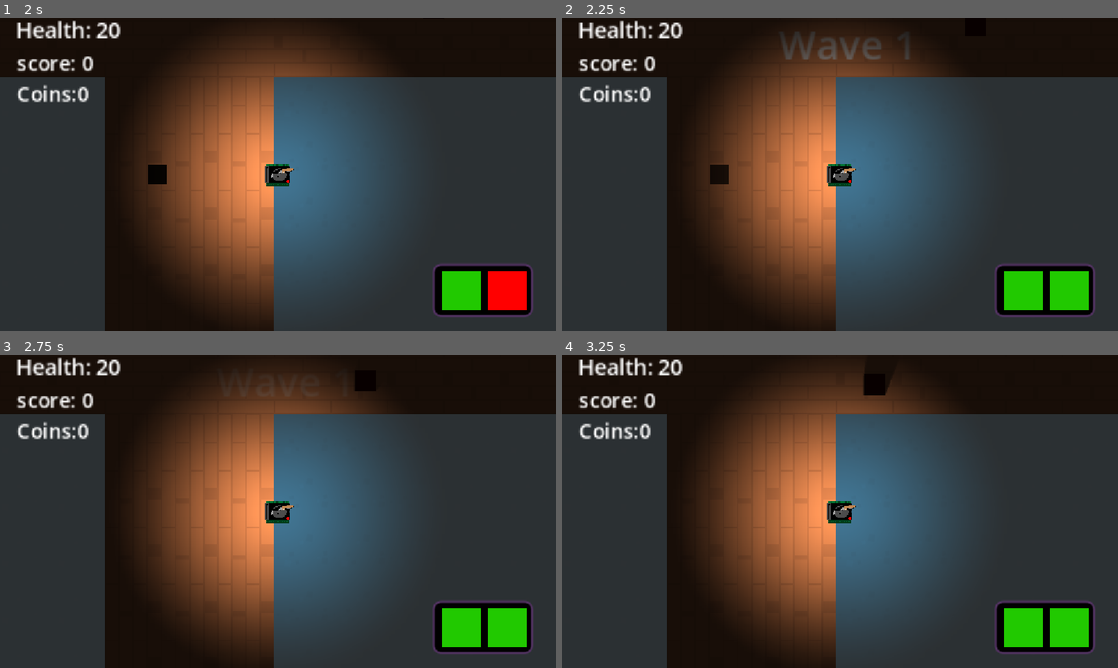
Above: before the commit, frames 1-4 (two rows, left to right).
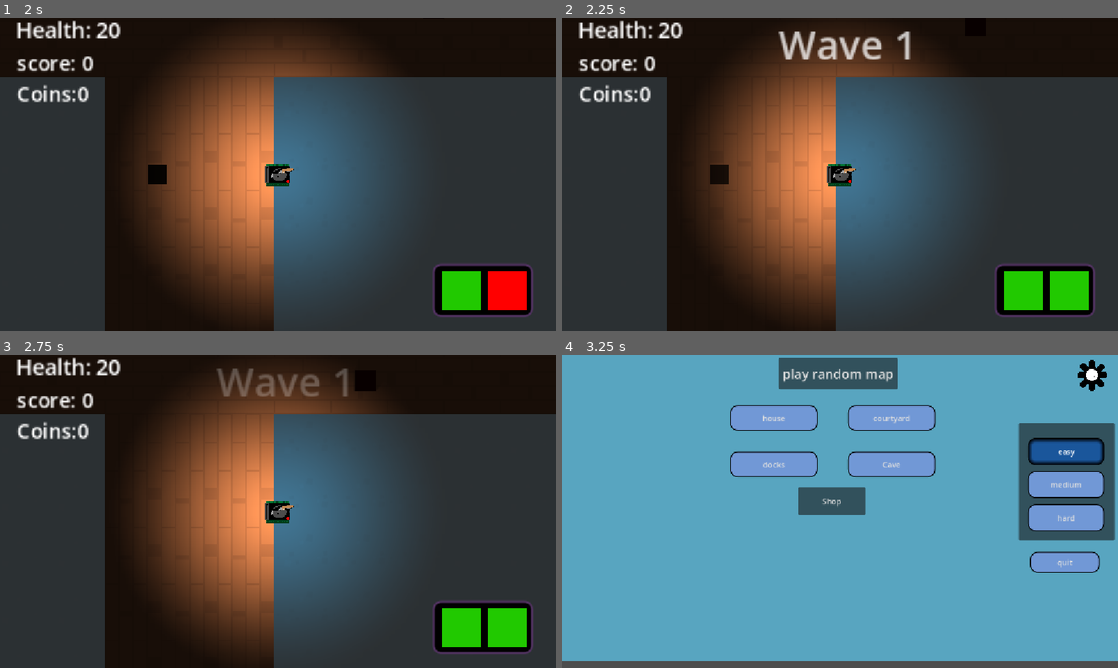
Above: after the commit, the same moments.

Repository: isaacK-428/shot_gun_craze
Game: Godot game, scene res://scenes/maps/harbour.tscn
Same seed, same stepped clock (60 frames per second), same inputs: the game is played once before the commit and once after it. This scene is started directly instead of the project's main scene.
Inputs (mouse positions are in pixels of both pictures, inside the frame that each line leads up to):
- Up to frame 1 (2 s): tap Enter at 0.5 s; move the mouse to (400, 158) at 0.52 s; hold Right (go_right) 0.53-1.28 s; tap Shift (dash) at 0.6 s; tap R (restart) at 1.25 s; move the mouse to (166, 190) at 1.27 s; hold Down (go_down) from 1.28 s (still down); tap E (melee_attack) at 1.35 s
- Up to frame 2 (2.25 s): tap R (restart) at 2 s; move the mouse to (895, 105) at 2.02 s; release Down (go_down) at 2.03 s; hold Right (go_right) from 2.03 s (still down); hold Space (shoot) from 2.03 s (still down)
- Up to frame 3 (2.75 s): keep holding Right (go_right); keep holding Space (shoot)
- Up to frame 4 (3.25 s): move the mouse to (812, 574) at 2.77 s; release Right (go_right) at 2.78 s; release Space (shoot) at 2.78 s; hold Up (go_up) from 2.78 s (still down); tap Shift (dash) at 2.85 s

Frame 1 is identical in both runs. In frame 2, 1.0% of the frame differs, in the area x 38-63%, y 4-14%; in frame 3, 0.7%; in frame 4, 100%, in the area x 0-100%, y 0-100%.

Commit message:
game over
started on UI for game over screen

Diff:
--- a/scenes/UI/hud.tscn
+++ b/scenes/UI/hud.tscn
@@ -6,6 +6,9 @@
 bg_color = Color(0.69135684, 0.6913568, 0.69135684, 1)
 
 [sub_resource type="CanvasItemMaterial" id="CanvasItemMaterial_rd3kb"]
+light_mode = 1
+
+[sub_resource type="CanvasItemMaterial" id="CanvasItemMaterial_c4vmg"]
 light_mode = 1
 
 [sub_resource type="StyleBoxFlat" id="StyleBoxFlat_ahhtf"]
@@ -105,6 +108,7 @@
 
 [node name="Label" type="Label" parent="." unique_id=2000290945]
 visible = false
+material = SubResource("CanvasItemMaterial_c4vmg")
 layout_mode = 1
 anchors_preset = 5
 anchor_left = 0.5
--- a/scenes/UI/settings.tscn
+++ b/scenes/UI/settings.tscn
@@ -39,6 +39,7 @@
 offset_bottom = 307.0
 max_value = 1.0
 step = 0.01
+value = 0.65
 
 [node name="music" type="HSlider" parent="." unique_id=1557515879]
 layout_mode = 0
@@ -48,6 +49,7 @@
 offset_bottom = 376.0
 max_value = 1.0
 step = 0.01
+value = 0.25
 
 [node name="SFX" type="HSlider" parent="." unique_id=1630511722]
 layout_mode = 0
@@ -57,6 +59,7 @@
 offset_bottom = 446.0
 max_value = 1.0
 step = 0.01
+value = 0.73
 
 [node name="Label2" type="Label" parent="." unique_id=1027756260]
 layout_mode = 0
--- /dev/null
+++ b/scenes/game_over_screen.tscn
@@ -0,0 +1,120 @@
+[gd_scene format=3 uid="uid://bwdd81532b3ra"]
+
+[sub_resource type="StyleBoxFlat" id="StyleBoxFlat_iwahs"]
+bg_color = Color(0.6, 0.44400004, 0.44400004, 0.79607844)
+border_width_left = 10
+border_width_top = 10
+border_width_right = 10
+border_width_bottom = 10
+corner_radius_top_left = 12
+corner_radius_top_right = 12
+corner_radius_bottom_right = 12
+corner_radius_bottom_left = 12
+
+[node name="game_over_screen" type="Control" unique_id=1579867362]
+layout_mode = 3
+anchors_preset = 15
+anchor_right = 1.0
+anchor_bottom = 1.0
+grow_horizontal = 2
+grow_vertical = 2
+
+[node name="Panel" type="Panel" parent="." unique_id=1766119928]
+layout_mode = 1
+anchors_preset = 8
+anchor_left = 0.5
+anchor_top = 0.5
+anchor_right = 0.5
+anchor_bottom = 0.5
+offset_left = -278.0
+offset_top = -170.0
+offset_right = 278.0
+offset_bottom = 170.0
+grow_horizontal = 2
+grow_vertical = 2
+theme_override_styles/panel = SubResource("StyleBoxFlat_iwahs")
+
+[node name="game over" type="Label" parent="." unique_id=1168282562]
+layout_mode = 1
+anchors_preset = 8
+anchor_left = 0.5
+anchor_top = 0.5
+anchor_right = 0.5
+anchor_bottom = 0.5
+offset_left = -78.5
+offset_top = -160.0
+offset_right = 78.5
+offset_bottom = -120.0
+grow_horizontal = 2
+grow_vertical = 2
+theme_override_font_sizes/font_size = 29
+text = "Game Over"
+
+[node name="score" type="Label" parent="." unique_id=1472994624]
+layout_mode = 1
+anchors_preset = 8
+anchor_left = 0.5
+anchor_top = 0.5
+anchor_right = 0.5
+anchor_bottom = 0.5
+offset_left = -78.5
+offset_top = -117.0
+offset_right = 78.5
+offset_bottom = -77.0
+grow_horizontal = 2
+grow_vertical = 2
+theme_override_font_sizes/font_size = 29
+text = "score: 0"
+
+[node name="coins" type="Label" parent="." unique_id=1230449499]
+layout_mode = 1
+anchors_preset = 8
+anchor_left = 0.5
+anchor_top = 0.5
+anchor_right = 0.5
+anchor_bottom = 0.5
+offset_left = -124.0
+offset_top = -71.0
+offset_right = 124.0
+offset_bottom = -31.0
+grow_horizontal = 2
+grow_vertical = 2
+theme_override_font_sizes/font_size = 29
+text = "coins gathered: 0-"
+
+[node name="retry" type="Button" parent="." unique_id=1753657046]
+layout_mode = 1
+anchors_preset = 8
+anchor_left = 0.5
+anchor_top = 0.5
+anchor_right = 0.5
+anchor_bottom = 0.5
+offset_left = -105.0
+offset_top = 7.0
+offset_right = 108.0
+offset_bottom = 78.0
+grow_horizontal = 2
+grow_vertical = 2
+text = "Retry"
+
+[node name="main_menu" type="Button" parent="." unique_id=1639800020]
+layout_mode = 1
+anchors_preset = 8
+anchor_left = 0.5
+anchor_top = 0.5
+anchor_right = 0.5
+anchor_bottom = 0.5
+offset_left = -68.0
+offset_top = 97.0
+offset_right = 74.0
+offset_bottom = 128.0
+grow_horizontal = 2
+grow_vertical = 2
+text = "Go to main menu"
+
+[node name="Panel2" type="Panel" parent="." unique_id=1010285358]
+layout_mode = 0
+offset_left = 541.0
+offset_top = 292.0
+offset_right = 581.0
+offset_bottom = 332.0
--- a/scenes/maps/harbour.tscn
+++ b/scenes/maps/harbour.tscn
@@ -3,6 +3,7 @@
 [ext_resource type="Script" uid="uid://bscg21iobvh8t" path="res://scripts/main_scene.gd" id="1_18uil"]
 [ext_resource type="PackedScene" uid="uid://bvy3b8qb81f76" path="res://scenes/tile_map.tscn" id="2_wdqxk"]
 [ext_resource type="PackedScene" uid="uid://oo44jalssfgl" path="res://scenes/water.tscn" id="3_u767t"]
+[ext_resource type="PackedScene" uid="uid://clekuvilw51ga" path="res://scenes/top_layer.tscn" id="4_u767t"]
 [ext_resource type="PackedScene" uid="uid://urw3dtjpdxq5" path="res://scenes/player.tscn" id="4_v550g"]
 [ext_resource type="PackedScene" uid="uid://dmjpu32frimxm" path="res://scenes/enemy_spawner.tscn" id="5_re20j"]
 [ext_resource type="PackedScene" uid="uid://bumyycpihha8h" path="res://scenes/interest_point.tscn" id="6_rlgnk"]
@@ -18,6 +19,8 @@
 modulate = Color(1, 1, 1, 0.45882353)
 z_index = -101
 tile_map_data = PackedByteArray("AAD///T/AAASAAAAAAD///X/AAASAAAAAAD///b/AAASAAAAAAD///f/AAASAAAAAAD///j/AAASAAAAAAD/// …(36784 unchanged characters)…
+
+[node name="top_layer" parent="tile_map" unique_id=940255971 instance=ExtResource("4_u767t")]
 
 [node name="player" parent="." unique_id=156242723 instance=ExtResource("4_v550g")]
 position = Vector2(572, -658.00006)
--- a/scenes/maps/house_map.tscn
+++ b/scenes/maps/house_map.tscn
@@ -4,6 +4,7 @@
 [ext_resource type="PackedScene" uid="uid://bvy3b8qb81f76" path="res://scenes/tile_map.tscn" id="2_2b2o2"]
 [ext_resource type="PackedScene" uid="uid://oo44jalssfgl" path="res://scenes/water.tscn" id="3_yye1h"]
 [ext_resource type="PackedScene" uid="uid://urw3dtjpdxq5" path="res://scenes/player.tscn" id="4_1lhhg"]
+[ext_resource type="PackedScene" uid="uid://clekuvilw51ga" path="res://scenes/top_layer.tscn" id="4_yye1h"]
 [ext_resource type="PackedScene" uid="uid://dmjpu32frimxm" path="res://scenes/enemy_spawner.tscn" id="5_lc3ey"]
 [ext_resource type="PackedScene" uid="uid://bumyycpihha8h" path="res://scenes/interest_point.tscn" id="6_ocko7"]
 [ext_resource type="PackedScene" uid="uid://bk1l3sx7l3dl" path="res://scenes/visual affects/darken.tscn" id="7_2b2o2"]
@@ -17,6 +18,9 @@
 [node name="layer 2" parent="tile_map" unique_id=2021952899 instance=ExtResource("3_yye1h")]
 modulate = Color(1, 1, 1, 0.45882353)
 z_index = 101
+
+[node name="top_layer" parent="tile_map" unique_id=940255971 instance=ExtResource("4_yye1h")]
+tile_map_data = PackedByteArray("AAAHAAYAAAAVAAkAAAAKAAsAAAAUAAkAAAAGAA0AAAAXAAgAAAAEAA4AAAAXAAgAAAAGAA8AAAAXAAgAAAD+/woAAAAYAAgAAAD4/xAAAAAZAAkAAADz/wwAAAAZAAQAAAD0//r/AAAZAAQAAAD5//r/AAAZAAYAAAA=")
 
 [node name="player" parent="." unique_id=156242723 instance=ExtResource("4_1lhhg")]
 health = 20
--- a/scenes/maps/idk.tscn
+++ b/scenes/maps/idk.tscn
@@ -4,6 +4,7 @@
 [ext_resource type="PackedScene" uid="uid://bvy3b8qb81f76" path="res://scenes/tile_map.tscn" id="2_5fm25"]
 [ext_resource type="PackedScene" uid="uid://oo44jalssfgl" path="res://scenes/water.tscn" id="3_4ae5l"]
 [ext_resource type="PackedScene" uid="uid://urw3dtjpdxq5" path="res://scenes/player.tscn" id="4_1hov8"]
+[ext_resource type="PackedScene" uid="uid://clekuvilw51ga" path="res://scenes/top_layer.tscn" id="4_jank7"]
 [ext_resource type="PackedScene" uid="uid://dmjpu32frimxm" path="res://scenes/enemy_spawner.tscn" id="5_jank7"]
 [ext_resource type="PackedScene" uid="uid://bumyycpihha8h" path="res://scenes/interest_point.tscn" id="6_qbtdj"]
 [ext_resource type="PackedScene" uid="uid://bk1l3sx7l3dl" path="res://scenes/visual affects/darken.tscn" id="7_5fm25"]
@@ -19,6 +20,8 @@
 [node name="layer 2" parent="tile_map" unique_id=2021952899 instance=ExtResource("3_4ae5l")]
 modulate = Color(1, 1, 1, 0.45882353)
 z_index = 0
+
+[node name="top_layer" parent="tile_map" unique_id=940255971 instance=ExtResource("4_jank7")]
 
 [node name="player" parent="." unique_id=156242723 instance=ExtResource("4_1hov8")]
 health = 20
--- a/scenes/player.tscn
+++ b/scenes/player.tscn
@@ -6,6 +6,7 @@
 [ext_resource type="Texture2D" uid="uid://ca531ot8xgbxn" path="res://assets/visual/machine gun.png" id="3_qhqgy"]
 [ext_resource type="PackedScene" uid="uid://chva06vyshj1y" path="res://scenes/UI/hud.tscn" id="4_dqkch"]
 [ext_resource type="Texture2D" uid="uid://b4g3iirll3lxe" path="res://scenes/textures/light.tres" id="6_tuyoq"]
+[ext_resource type="PackedScene" uid="uid://bwdd81532b3ra" path="res://scenes/game_over_screen.tscn" id="7_fjrip"]
 
 [sub_resource type="RectangleShape2D" id="RectangleShape2D_3vyb7"]
 size = Vector2(22, 22)
@@ -299,6 +300,10 @@
 [node name="bullet_visual_cooldown" type="Timer" parent="." unique_id=1352815108]
 wait_time = 0.201
 one_shot = true
+
+[node name="game_over_screen2" parent="." unique_id=1579867362 instance=ExtResource("7_fjrip")]
+visible = false
+scale = Vector2(0.5, 0.5)
 
 [connection signal="body_entered" from="enemy_detect" to="." method="_on_enemy_detect_body_entered"]
 [connection signal="body_exited" from="enemy_detect" to="." method="_on_enemy_detect_body_exited"]
--- a/scenes/tile_map.tscn
+++ b/scenes/tile_map.tscn
@@ -151,6 +151,9 @@
 [sub_resource type="NavigationPolygon" id="NavigationPolygon_gvvpr"]
 
 [sub_resource type="OccluderPolygon2D" id="OccluderPolygon2D_5ie0g"]
+polygon = PackedVector2Array(-32, -32, 32, -32, 32, 32, -32, 32)
+
+[sub_resource type="OccluderPolygon2D" id="OccluderPolygon2D_ac4p3"]
 polygon = PackedVector2Array(-32, -32, 32, -32, 32, 32, -32, 32)
 
 [sub_resource type="NavigationPolygon" id="NavigationPolygon_kk51x"]
@@ -462,6 +465,7 @@
 10:5/0/occlusion_layer_0/polygon_0/polygon = SubResource("OccluderPolygon2D_47enk")
 10:5/0/physics_layer_0/polygon_0/points = PackedVector2Array(-32, -32, 32, -32, 32, -32, 32, 32, -32, 32)
 9:5/0 = 0
+9:5/0/occlusion_layer_0/polygon_0/polygon = SubResource("OccluderPolygon2D_ac4p3")
 9:5/0/physics_layer_0/polygon_0/points = PackedVector2Array(-32, -32, 32, -32, 32, -32, 32, 32, -32, 32)
 9:6/0 = 0
 9:6/0/occlusion_layer_0/polygon_0/polygon = SubResource("OccluderPolygon2D_jx7lj")
--- a/scenes/visual affects/blood.tscn
+++ b/scenes/visual affects/blood.tscn
@@ -34,7 +34,7 @@
 autostart = true
 
 [node name="blood_fade_away" type="Timer" parent="." unique_id=614487254]
-wait_time = 16.517
+wait_time = 30.126
 autostart = true
 
 [node name="delete" type="Timer" parent="." unique_id=1478608549]
--- a/scripts/player.gd
+++ b/scripts/player.gd
@@ -27,6 +27,7 @@
 
 var change_perks = false
 var dash_visual = preload("res://scenes/visual affects/dash_visuals.tscn")
+var main_scene = preload("res://scenes/UI/main_menu.tscn")
 var dash = false
 var can_frost = true
 var actual_melee_cooldown = true
@@ -172,7 +173,7 @@
 	#var object = get_tree().get_nodes_in_group("delete")
 	#for i in object:
 		#i.queue_free()
-	get_tree().change_scene_to_file("res://scenes/main_menu.tscn")
+	get_tree().change_scene_to_packed(main_scene)
 func gun_changed(gun: String):
 	if gun == "pistol":
 		damage = 1
